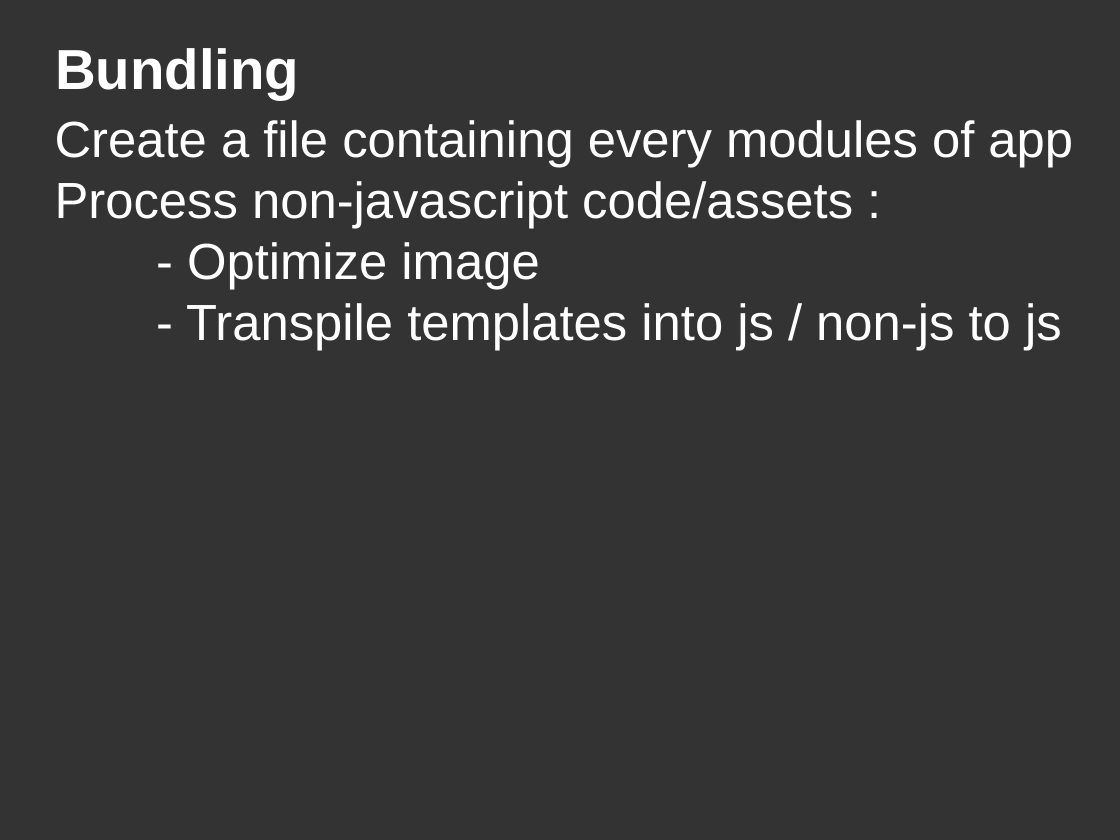
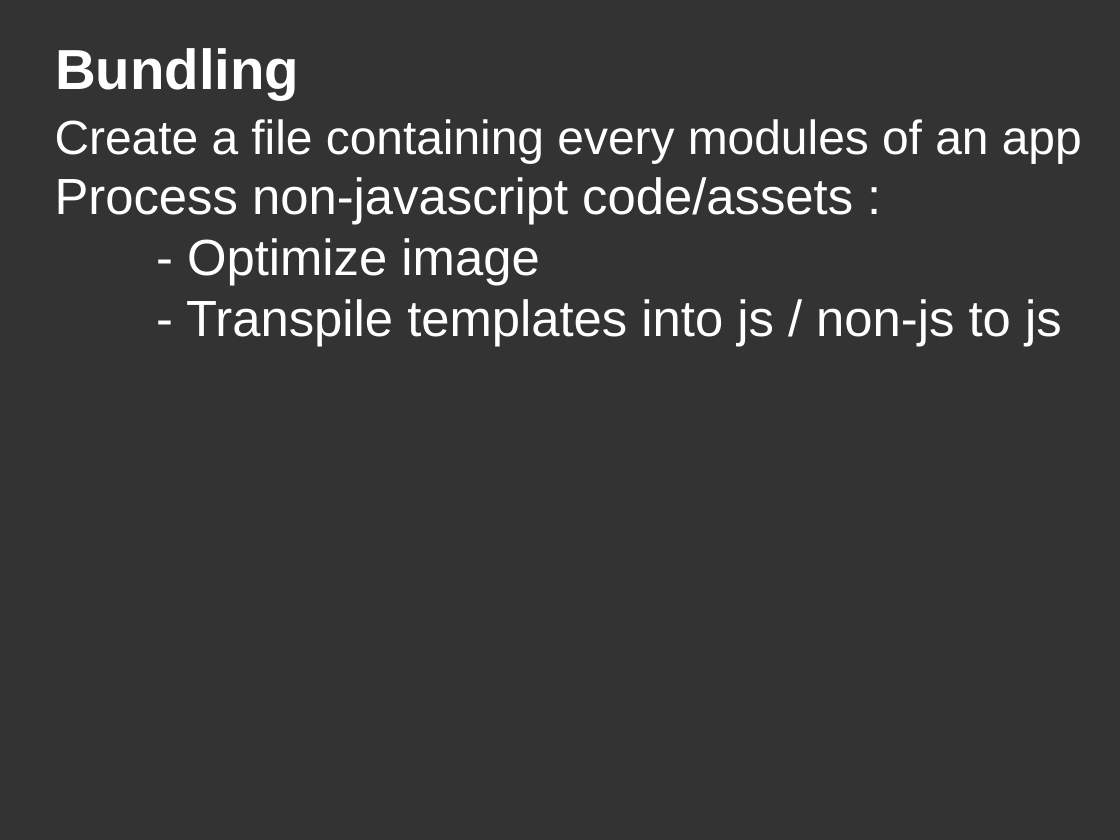
Before and after one commit to DanYellow/misc-tests, a slide deck: slide 13 of webpack-presentation-examples/webpack-presentation.odp. Drawn at 1120x840 pixels with LibreOffice and Linux fonts; fonts in the diff are those of the drawing. Boxes give left, top, right and bottom in pixels: in the first picture for what was removed or moved away, otherwise in the second. Text is boxed around its words. In the diff, an @@ line names an element or a change of style, - is before the commit and + after.

```diff
--- a/webpack-presentation-examples/webpack-presentation.odp
+++ b/webpack-presentation-examples/webpack-presentation.odp
@@ title at (55,119,1082,347): text changed @@
-Create a file containing every modules of app
-Process non-javascript code/assets :
-- Optimize image
-- Transpile templates into js / non-js to js
+Create a file containing every modules of an app
+Process non-javascript code/assets :
+- Optimize image
+- Transpile templates into js / non-js to js
```
Also in this commit, not shown: 4 other slides changed, 2 slides added, 1 slide removed, 19 other files.
